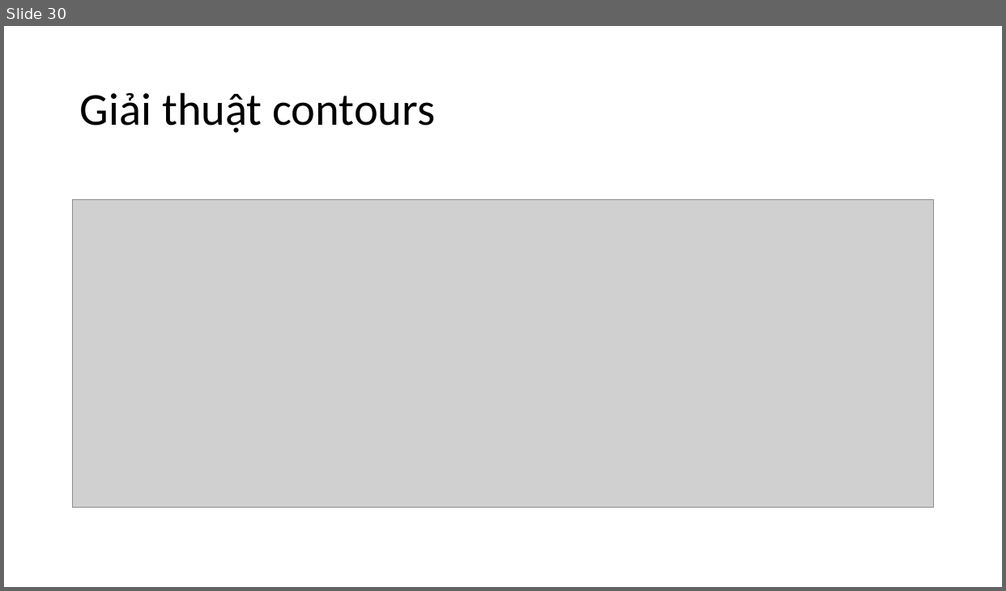
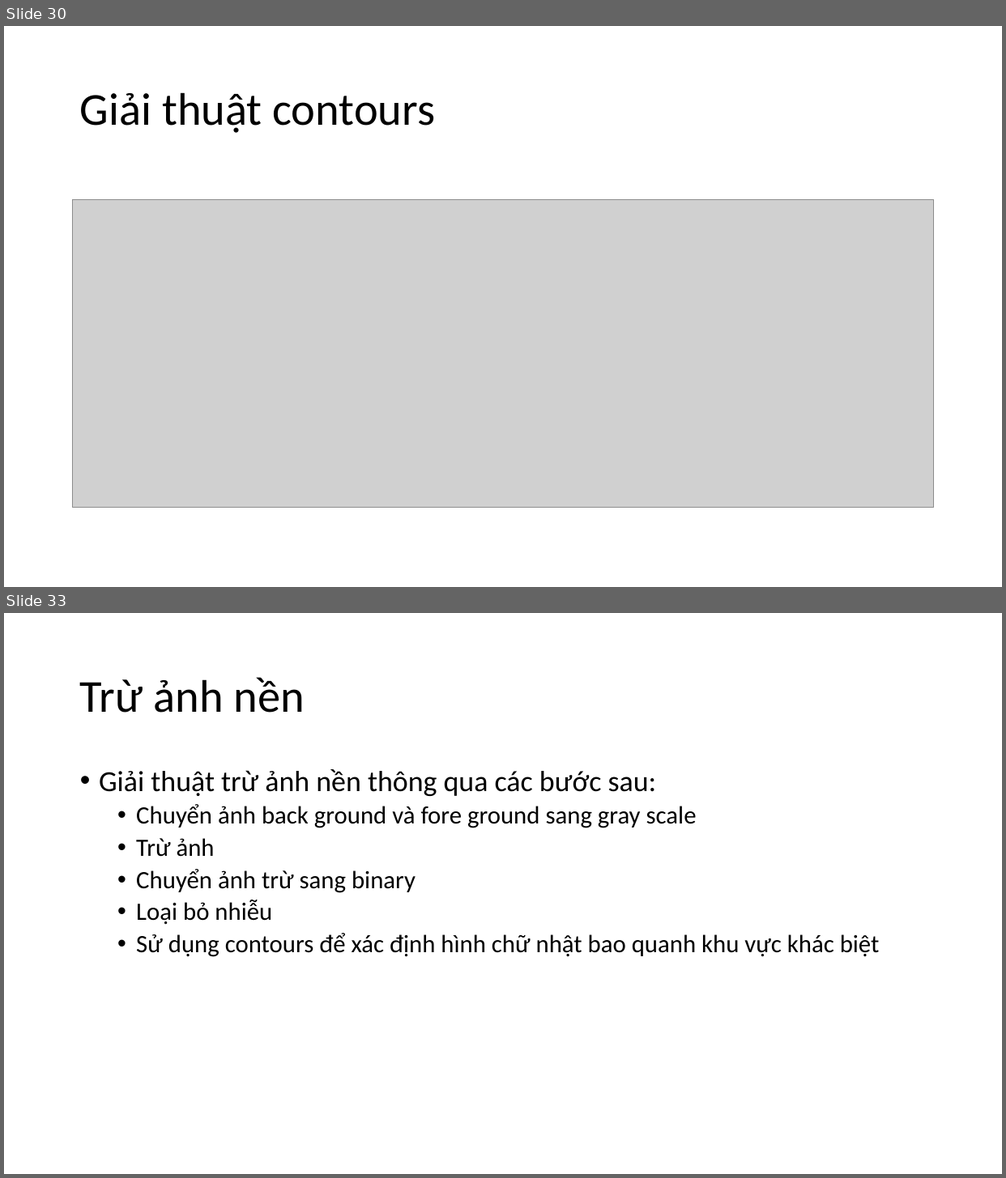
Before and after one commit to levinhhoang16/PyOpenCVCourse, a slide deck: Lecture/OpenCVCoban.pptx. Shown one above the other, each under a label of ours: slide 30 before the commit, slides 30 and 33 after it; the slides between them are not shown. The pictures are 1006x591 and 1006x1178 pixels, drawn with LibreOffice and Linux fonts; fonts in the diff are those of the drawing; grey boxes stand for pictures. Boxes give left, top, right and bottom in pixels: in the first picture for what was removed or moved away, otherwise in the second. Text is boxed around its words. In the diff, an @@ line names an element or a change of style, - is before the commit and + after.

```diff
--- a/Lecture/OpenCVCoban.pptx
+++ b/Lecture/OpenCVCoban.pptx
@@ slide 33 added at box(4, 613, 1002, 1174), background #FFFFFF @@
@@ title added at box(80, 677, 304, 713), 44 pt, text #000000 @@
+Trừ ảnh nền
@@ text added at box(99, 769, 880, 957), 24 pt, text #000000 @@
+• Giải thuật trừ ảnh nền thông qua các bước sau:
+  • Chuyển ảnh back ground và fore ground sang gray scale
+  • Trừ ảnh
+  • Chuyển ảnh trừ sang binary
+  • Loại bỏ nhiễu
+  • Sử dụng contours để xác định hình chữ nhật bao quanh khu vực khác biệt
```
Also in this commit, not shown: 2 slides changed, 3 other slides added, 1 other file.
